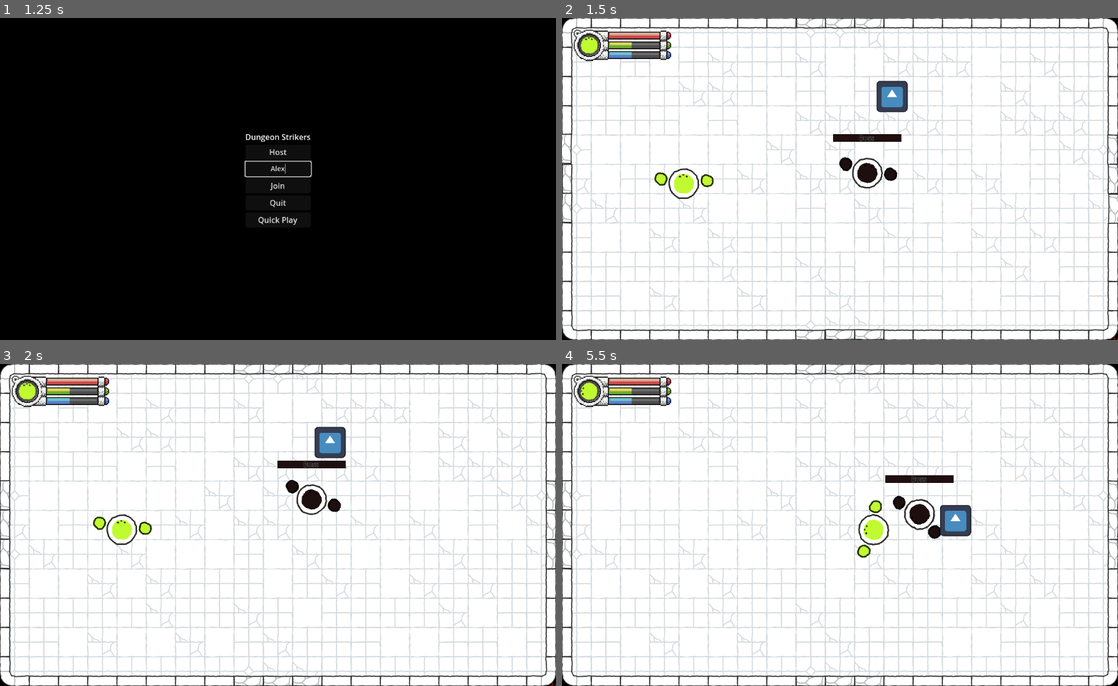
Above: before the commit, frames 1-4 (two rows, left to right).
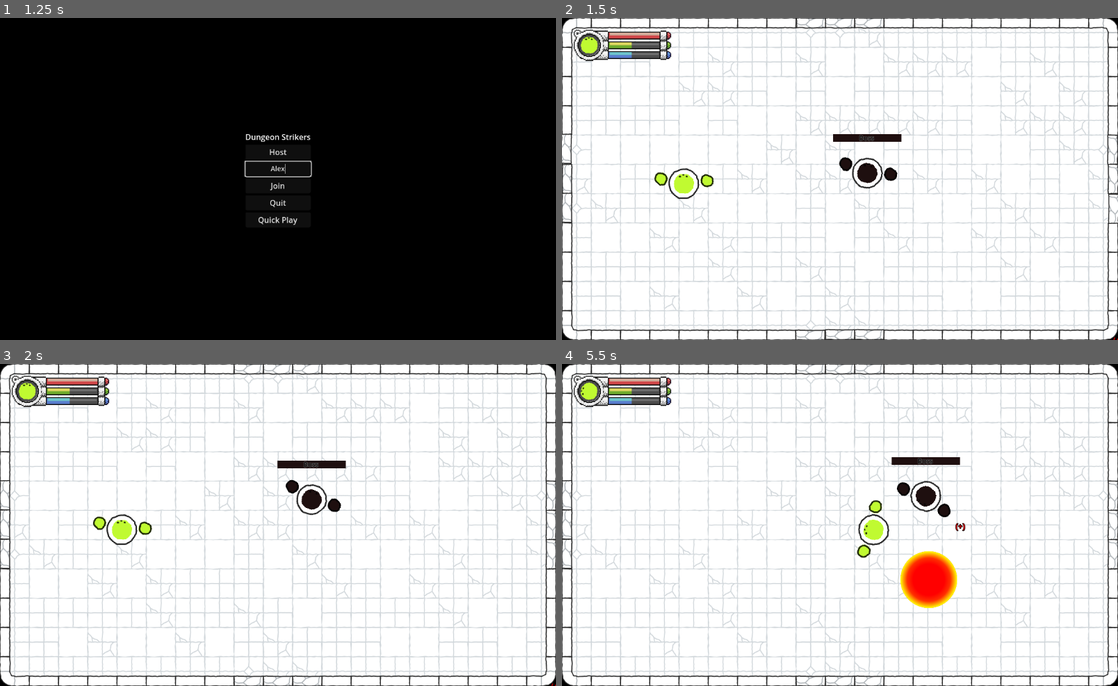
Above: after the commit, the same moments.

Repository: Tohzt/Dungeon-Strikers-2D
Game: Godot game, scene res://Main Menu/Main Menu.tscn
Same seed, same stepped clock (60 frames per second), same inputs: the game is played once before the commit and once after it. The engine's default icon, where the game draws it, is replaced by a stand-in: a white triangle on a blue panel in a dark square.
Inputs (mouse positions are in pixels of both pictures, inside the frame that each line leads up to):
- Up to frame 1 (1.25 s): click (278, 169) at 0.52 s; type "Alex" at 0.6 s
- Up to frame 2 (1.5 s): click "Quick Play" at 1.25 s
- Up to frame 3 (2 s): no input
- Up to frame 4 (5.5 s): move the mouse to (962, 508) at 2.02 s; hold D (move_right) 2.03-2.78 s; tap one key every 0.75 s from 2.1 s: Down (look_down) Left (look_left) Right (look_right) Up (look_up) Down (look_down); click (962, 508) at 2.17 s; move the mouse to (728, 541) at 2.77 s; hold S (move_down) 2.78-3.53 s; move the mouse to (895, 454) at 3.52 s; hold D (move_right) 3.53-4.28 s; move the mouse to (812, 589) at 4.27 s; hold W (move_up) 4.28-5.03 s; click (812, 589) at 4.42 s; move the mouse to (1006, 573) at 5.02 s; hold A (move_left) from 5.03 s (still down)

Frame 1 is identical in both runs. In frame 2, 0.5% of the frame differs, in the area x 56-63%, y 19-30%; in frame 3, 0.5%; in frame 4, 3.4%, in the area x 58-74%, y 28-76%.

Commit message:
Big Prog: Boss attacks with telegraph

Diff:
--- /dev/null
+++ b/Boss/Attacks/Attack 01/attack_01.gd
@@ -0,0 +1,27 @@
+extends BossAttackClass
+
+@onready var collision_shape: CollisionShape2D = $CollisionShape2D
+
+func initialize(attack_data: AttackResource) -> void:
+	# Set up the attack based on the attack resource data
+	var boss: BossClass = get_parent().get_parent().get_parent().get_parent()
+	var target_pos: Vector2 = boss.target.global_position
+	var direction: Vector2 = (target_pos - boss.global_position).normalized()
+	var attack_type_str: String = AttackResource.AttackType.keys()[attack_data.attack_type].to_lower()
+
+	# Use the position that was set by boss_attack_node (where the telegraph was)
+	spawn_position = global_position
+
+	# Set common properties
+	Attacker = boss
+	attack_power = attack_data.damage
+	attack_type = attack_type_str
+	attack_direction = direction
+	attack_duration = attack_data.attack_duration
+
+	# Start the destroy timer
+	var destroy_timer: SceneTreeTimer = get_tree().create_timer(attack_duration)
+	destroy_timer.timeout.connect(trigger_destroy)
+
+	# Activate the attack
+	_activate_TorF(true)
--- /dev/null
+++ b/Boss/Attacks/Attack 01/attack_01.tscn
@@ -0,0 +1,39 @@
+[gd_scene load_steps=5 format=3 uid="uid://bbx2q6512o2aa"]
+
+[ext_resource type="Script" uid="uid://dp8q6v0w8tjbl" path="res://Boss/Attacks/Attack 01/attack_01.gd" id="1_bwwxv"]
+
+[sub_resource type="CircleShape2D" id="CircleShape2D_jngrg"]
+radius = 56.1427
+
+[sub_resource type="Gradient" id="Gradient_bwwxv"]
+offsets = PackedFloat32Array(0.379257, 0.526316, 0.688406, 0.695652)
+colors = PackedColorArray(1, 0, 0, 1, 1, 0.188235, 0, 1, 1, 1, 0, 1, 1, 0, 0, 0)
+
+[sub_resource type="GradientTexture2D" id="GradientTexture2D_jngrg"]
+gradient = SubResource("Gradient_bwwxv")
+width = 120
+height = 120
+fill = 1
+fill_from = Vector2(0.5, 0.5)
+
+[node name="Attack01" type="Area2D"]
+top_level = true
+script = ExtResource("1_bwwxv")
+
+[node name="CollisionShape2D" type="CollisionShape2D" parent="."]
+shape = SubResource("CircleShape2D_jngrg")
+debug_color = Color(0.941176, 0.0980392, 0.196078, 0.396078)
+
+[node name="TextureRect" type="TextureRect" parent="."]
+anchors_preset = 8
+anchor_left = 0.5
+anchor_top = 0.5
+anchor_right = 0.5
+anchor_bottom = 0.5
+offset_left = -60.0
+offset_top = -60.0
+offset_right = 60.0
+offset_bottom = 60.0
+grow_horizontal = 2
+grow_vertical = 2
+texture = SubResource("GradientTexture2D_jngrg")
--- /dev/null
+++ b/Boss/Attacks/Attack 01/attack_01_telegraph.gd
@@ -0,0 +1,17 @@
+extends Node2D
+
+@export var indicator: Node2D
+var cast_duration: float = 0.0
+var current_time: float = 0.0
+
+func initialize(duration: float) -> void:
+	cast_duration = duration
+	current_time = 0.0
+	indicator.scale = Vector2.ZERO
+	z_index = Global.Layers.TELEGRAPHS
+
+func _process(delta: float) -> void:
+	if current_time < cast_duration:
+		current_time += delta
+		var progress: float = current_time / cast_duration
+		indicator.scale = Vector2.ONE * progress
--- /dev/null
+++ b/Boss/Attacks/Attack 01/attack_01_telegraph.tscn
@@ -0,0 +1,64 @@
+[gd_scene load_steps=6 format=3 uid="uid://vc0hfttssepf"]
+
+[ext_resource type="Script" uid="uid://rlf3eov7vh0k" path="res://Boss/Attacks/Attack 01/attack_01_telegraph.gd" id="1_tsowc"]
+
+[sub_resource type="Gradient" id="Gradient_6k15f"]
+offsets = PackedFloat32Array(0.608696, 0.652174, 0.688406, 0.695652)
+colors = PackedColorArray(1, 0, 0, 0.258824, 1, 0, 0, 1, 1, 0, 0, 1, 1, 0, 0, 0)
+
+[sub_resource type="GradientTexture2D" id="GradientTexture2D_tsowc"]
+gradient = SubResource("Gradient_6k15f")
+width = 120
+height = 120
+fill = 1
+fill_from = Vector2(0.5, 0.5)
+
+[sub_resource type="Gradient" id="Gradient_tsowc"]
+offsets = PackedFloat32Array(0.652174, 0.688406, 0.695652)
+colors = PackedColorArray(1, 0, 0, 1, 1, 0, 0, 1, 1, 0, 0, 0)
+
+[sub_resource type="GradientTexture2D" id="GradientTexture2D_mtcbd"]
+gradient = SubResource("Gradient_tsowc")
+width = 120
+height = 120
+fill = 1
+fill_from = Vector2(0.5, 0.5)
+
+[node name="Attack 01 Telegraph" type="Node2D" node_paths=PackedStringArray("indicator")]
+top_level = true
+script = ExtResource("1_tsowc")
+indicator = NodePath("Indicator")
+
+[node name="TextureRect" type="TextureRect" parent="."]
+modulate = Color(1, 1, 1, 0.2)
+anchors_preset = 8
+anchor_left = 0.5
+anchor_top = 0.5
+anchor_right = 0.5
+anchor_bottom = 0.5
+offset_left = -60.0
+offset_top = -60.0
+offset_right = 60.0
+offset_bottom = 60.0
+grow_horizontal = 2
+grow_vertical = 2
+texture = SubResource("GradientTexture2D_tsowc")
+
+[node name="Indicator" type="Node2D" parent="."]
+scale = Vector2(1e-05, 1e-05)
+
+[node name="TextureRect2" type="TextureRect" parent="Indicator"]
+modulate = Color(1, 1, 1, 0.345098)
+anchors_preset = 8
+anchor_left = 0.5
+anchor_top = 0.5
+anchor_right = 0.5
+anchor_bottom = 0.5
+offset_left = -60.0
+offset_top = -60.0
+offset_right = 60.0
+offset_bottom = 60.0
+grow_horizontal = 2
+grow_vertical = 2
+size_flags_horizontal = 4
+texture = SubResource("GradientTexture2D_mtcbd")
--- /dev/null
+++ b/Boss/Attacks/Attack 01/boss_attack_1.tres
@@ -0,0 +1,19 @@
+[gd_resource type="Resource" script_class="AttackResource" load_steps=4 format=3 uid="uid://3i8858bnyu1y"]
+
+[ext_resource type="PackedScene" uid="uid://bbx2q6512o2aa" path="res://Boss/Attacks/Attack 01/attack_01.tscn" id="1_2a4dy"]
+[ext_resource type="Script" uid="uid://fw7dprr1vi1b" path="res://Boss/Attacks/attack_resource.gd" id="2_15hdc"]
+[ext_resource type="PackedScene" uid="uid://vc0hfttssepf" path="res://Boss/Attacks/Attack 01/attack_01_telegraph.tscn" id="3_vaahs"]
+
+[resource]
+script = ExtResource("2_15hdc")
+attack_name = "attack_1"
+damage = 10.0
+mana_cost = 10.0
+cast_time = 0.5
+cooldown = 1.0
+attack_duration = 0.5
+aoe_radius = 0.0
+attack_scene = ExtResource("1_2a4dy")
+telegraph_scene = ExtResource("3_vaahs")
+attack_type = 1
+metadata/_custom_type_script = "uid://fw7dprr1vi1b"
--- /dev/null
+++ b/Boss/Attacks/attack_resource.gd
@@ -0,0 +1,14 @@
+class_name AttackResource extends Resource
+
+enum AttackType { MELEE, PROJECTILE, MAGIC, AOE, HEAL, BUFF, TELEPORT }
+
+@export var attack_name: String = ""
+@export var damage: float = 0.0
+@export var mana_cost: float = 0.0
+@export var cast_time: float = 0.0
+@export var cooldown: float = 0.0
+@export var attack_duration: float = 1.0  # How long the attack lasts before being destroyed
+@export var aoe_radius: float = 0.0
+@export var attack_scene: PackedScene  # Should be a scene that extends Area2D for collision detection
+@export var telegraph_scene: PackedScene  # Should be a scene that extends Node2D for visual effects
+@export var attack_type: AttackType = AttackType.MELEE
--- /dev/null
+++ b/Boss/Attacks/boss_attack_node.gd
@@ -0,0 +1,63 @@
+class_name BossAttackNode extends Node2D
+
+const Attack_Resource = preload("res://Boss/Attacks/attack_resource.gd")
+
+@export var attack_data: AttackResource = null
+
+var is_casting: bool = false
+var can_attack: bool = true
+var telegraph_instance: Node2D = null
+var attack_instance: Node2D = null
+
+func _ready() -> void:
+	z_index = Global.Layers.TELEGRAPHS
+	if !attack_data:
+		push_error("Attack data not set for " + name)
+		return
+
+func start_cast() -> void:
+	if !can_attack: return
+	is_casting = true
+	can_attack = false
+	print("Starting cast for attack: ", attack_data.attack_name)
+
+	# Spawn telegraph
+	if attack_data.telegraph_scene:
+		telegraph_instance = attack_data.telegraph_scene.instantiate()
+		add_child(telegraph_instance)
+		telegraph_instance.global_position = get_parent().get_parent().get_parent().target.global_position
+		telegraph_instance.initialize(attack_data.cast_time)
+
+	# Start cast timer
+	var cast_timer: SceneTreeTimer = get_tree().create_timer(attack_data.cast_time)
+	cast_timer.timeout.connect(_on_cast_complete)
+
+func _on_cast_complete() -> void:
+	is_casting = false
+	var attack_position: Vector2
+	if telegraph_instance:
+		attack_position = telegraph_instance.global_position
+		telegraph_instance.queue_free()
+
+	# Spawn actual attack
+	if attack_data.attack_scene:
+		print("Cast complete, spawning attack: ", attack_data.attack_name)
+		attack_instance = attack_data.attack_scene.instantiate()
+		add_child(attack_instance)
+		attack_instance.global_position = attack_position
+		attack_instance.initialize(attack_data)
+
+		# Connect to the attack's destroyed signal
+		attack_instance.tree_exiting.connect(_on_attack_destroyed)
+
+	# Start cooldown
+	var cooldown_timer: SceneTreeTimer = get_tree().create_timer(attack_data.cooldown)
+	cooldown_timer.timeout.connect(_on_cooldown_complete)
+
+func _on_attack_destroyed() -> void:
+	print("Attack destroyed: ", attack_data.attack_name)
+	queue_free()  # Destroy this node when the attack is destroyed
+
+func _on_cooldown_complete() -> void:
+	print("Cooldown complete for attack: ", attack_data.attack_name)
+	can_attack = true
--- a/Boss/State Machine/boss_state_target.gd
+++ b/Boss/State Machine/boss_state_target.gd
@@ -1,4 +1,10 @@
 extends StateClass
+
+const Attack_Resource = preload("res://Boss/Attacks/attack_resource.gd")
+const Boss_Attack_Node = preload("res://Boss/Attacks/boss_attack_node.gd")
+
+@export var attack_resources: Array[AttackResource]
+var current_attack: BossAttackNode
 
 func enter_state() -> void:
 	##TODO: Get nearest target.. or whatever should take the agro
@@ -8,3 +14,58 @@
 func update(_delta: float) -> void:
 	if !Master.target_locked:
 		exit_to("wander_state")
+		return
+
+	# Clear current_attack if it's been destroyed
+	if current_attack and !is_instance_valid(current_attack):
+		print("Attack was destroyed, clearing reference")
+		current_attack = null
+
+	# Check if we should start a new attack
+	if !current_attack and Master.ATTACK_COOLDOWN <= 0:
+		print("No current attack and cooldown finished, starting new attack")
+		_decide_attack()
+
+	# Only move if not casting
+	if current_attack and current_attack.is_casting:
+		Master.velocity = Vector2.ZERO
+		return
+
+func _decide_attack() -> void:
+	var attack_node: BossAttackNode = BossAttackNode.new()
+	attack_node.attack_data = _get_attack_resource()
+	if attack_node.attack_data:
+		print("Starting attack: ", attack_node.attack_data.attack_name)
+		add_child(attack_node)
+		Master.ATTACK_COOLDOWN = attack_node.attack_data.cooldown + attack_node.attack_data.cast_time
+		print("Set cooldown to: ", Master.ATTACK_COOLDOWN)
+		current_attack = attack_node
+		attack_node.start_cast()
+
+func _get_attack_resource() -> AttackResource:
+	var valid_attacks: Array[AttackResource] = attack_resources.filter(func(attack: AttackResource) -> bool:
+		return _is_attack_valid(attack)
+	)
+	printt(attack_resources, valid_attacks)
+	return valid_attacks[randi() % valid_attacks.size()] if valid_attacks.size() > 0 else null
+
+func _is_attack_valid(attack: AttackResource) -> bool:
+	if !attack: return false
+	var distance_to_target := Master.global_position.distance_to(Master.target.global_position)
+
+	match attack.attack_type:
+		AttackResource.AttackType.MELEE:
+			return distance_to_target < 100
+		AttackResource.AttackType.PROJECTILE:
+			return distance_to_target > 100  # Good for medium range
+		AttackResource.AttackType.MAGIC:
+			return distance_to_target > 150  # Good for long range
+		AttackResource.AttackType.AOE:
+			return true  # Can be used at any time
+		AttackResource.AttackType.BUFF:
+			return true  # Can be used when boss needs buffs
+		AttackResource.AttackType.TELEPORT:
+			return distance_to_target > 200  # Use when far from target
+		AttackResource.AttackType.HEAL:
+			return Master.hp < Master.hp_max * 0.5  # Use when below 50% health
+	return false
--- a/Boss/boss.gd
+++ b/Boss/boss.gd
@@ -13,6 +13,8 @@
 const SPEED: float = 5000.0
 const SPEED_MULTIPLIER: float = 1.0
 var ATTACK: float = 400.0
+var ATTACK_RANGE: float = 0.0
+@onready var ATTACK_COOLDOWN: float = 0.0
 var DEFENSE: float = 100.0
 
 var spawn_pos: Vector2 = Vector2.ZERO
@@ -32,6 +34,7 @@
 		set_multiplayer_authority(1)
 
 func _ready() -> void:
+	z_index = Global.Layers.ENEMIES
 	target = _Target
 	healthbar.max_value = hp_max
 	healthbar.value = hp_max
@@ -40,8 +43,8 @@
 func _process(delta: float) -> void:
 	_update_hp(delta)
 	_update_position(delta)
-
-	if !is_multiplayer_authority(): return
+	_update_cooldowns(delta)
+	#if !is_multiplayer_authority(): return
 
 func _physics_process(_delta: float) -> void:
 	if !Server.OFFLINE and !multiplayer.is_server(): return
@@ -62,6 +65,14 @@
 	var direction: Vector2 = (target.global_position - global_position).normalized()
 	velocity = direction * SPEED * SPEED_MULTIPLIER * delta
 	rotation = lerp_angle(rotation, direction.angle() + PI/2, delta*5)
+
+func _update_cooldowns(delta: float) -> void:
+	if ATTACK_COOLDOWN > 0.0:
+		ATTACK_COOLDOWN -= delta
+		print("Attack Cooldown: ", ATTACK_COOLDOWN)
+		if ATTACK_COOLDOWN <= 0.0:
+			print("Attack Cooldown finished!")
+			ATTACK_COOLDOWN = 0.0
 
 func reset_position(pos: Vector2) -> void:
 	spawn_pos = pos
--- a/Boss/boss.tscn
+++ b/Boss/boss.tscn
@@ -7,8 +7,10 @@
 [ext_resource type="Script" uid="uid://dntj7hpwj3qp0" path="res://Boss/State Machine/boss_state_wander.gd" id="4_71440"]
 [ext_resource type="Script" uid="uid://muywlnahu6te" path="res://Boss/State Machine/boss_state_target.gd" id="5_4o1ob"]
 [ext_resource type="Texture2D" uid="uid://bt3cn2bx00oq1" path="res://Player/Assets/Skribble Character_Inner.png" id="5_myhfd"]
+[ext_resource type="Script" uid="uid://fw7dprr1vi1b" path="res://Boss/Attacks/attack_resource.gd" id="6_fdnl6"]
 [ext_resource type="Script" uid="uid://d2h7u4cdp7nso" path="res://Boss/State Machine/boss_state_ball.gd" id="6_iht7o"]
 [ext_resource type="Script" uid="uid://pe0ipy56yl1r" path="res://Boss/Hand/boss_hands.gd" id="6_ju3tf"]
+[ext_resource type="Resource" uid="uid://3i8858bnyu1y" path="res://Boss/Attacks/Attack 01/boss_attack_1.tres" id="7_71440"]
 [ext_resource type="Script" uid="uid://c0myelnu23082" path="res://Boss/State Machine/boss_state_dead.gd" id="7_d6ame"]
 [ext_resource type="PackedScene" uid="uid://bjesokgs5hi8v" path="res://Player/Hand/hand.tscn" id="7_klplh"]
 [ext_resource type="Script" uid="uid://dqe5ql2h1lftm" path="res://Boss/Hand/boss_hand.gd" id="8_ntee4"]
@@ -77,6 +79,7 @@
 
 [node name="Boss_Target" type="Node" parent="State Handler"]
 script = ExtResource("5_4o1ob")
+attack_resources = Array[ExtResource("6_fdnl6")]([ExtResource("7_71440")])
 
 [node name="Boss_Ball" type="Node" parent="State Handler"]
 script = ExtResource("6_iht7o")
@@ -188,6 +191,7 @@
 top_level = true
 
 [node name="Sprite2D" type="Sprite2D" parent="_Target"]
+visible = false
 scale = Vector2(0.5, 0.5)
 texture = ExtResource("15_r5hgr")
 
--- a/Game/Room/room.gd
+++ b/Game/Room/room.gd
@@ -1,6 +1,9 @@
 class_name RoomClass extends Node2D
 @export var current_room: bool = false
 @export var area: Area2D
+
+func _ready() -> void:
+	z_index = Global.Layers.FLOOR
 
 func _on_body_entered(body: Node2D) -> void:
 	##TODO: Rewrite so mult.get_ yadda yada can be called from Server
--- a/Player/player.gd
+++ b/Player/player.gd
@@ -33,6 +33,7 @@
 		set_multiplayer_authority(peer_id)
 
 func _ready() -> void:
+	z_index = Global.Layers.PLAYER
 	healthbar.max_value = hp_max
 	healthbar.value = hp_max
 	hide()
--- a/global.gd
+++ b/global.gd
@@ -13,6 +13,32 @@
 
 var rooms: Array[RoomClass]
 var current_room: int = -1
+
+# Layer system for rendering order
+enum Layers {
+	# Environment (0-9)
+	FLOOR = 0,
+	WALLS = 1,
+	BG_DECOR = 2,
+	FG_DECOR = 3,
+
+	# Characters/Entities (10-19)
+	PLAYER = 10,
+	ENEMIES = 11,
+	NPCS = 12,
+
+	# Effects/Attacks (20-29)
+	GROUND_EFFECTS = 20,
+	PROJECTILES = 21,
+	TELEGRAPHS = 22,
+	ATTACK_VISUALS = 23,
+
+	# UI/Overlay (30-39)
+	GAME_UI = 30,
+	MENUS = 31,
+	HUD = 32
+}
+
 
 func is_current_room(room: RoomClass, make_current: bool = false) -> bool:
 	if current_room == rooms.find(room):
Not shown, added: Boss/Attacks/Attack 01/attack_01.gd.uid
Not shown, added: Boss/Attacks/Attack 01/attack_01_telegraph.gd.uid
Not shown, added: Boss/Attacks/attack_resource.gd.uid
Not shown, added: Boss/Attacks/boss_attack_node.gd.uid
Not shown: 1 places in Boss/boss.tscn that only renumber resources
